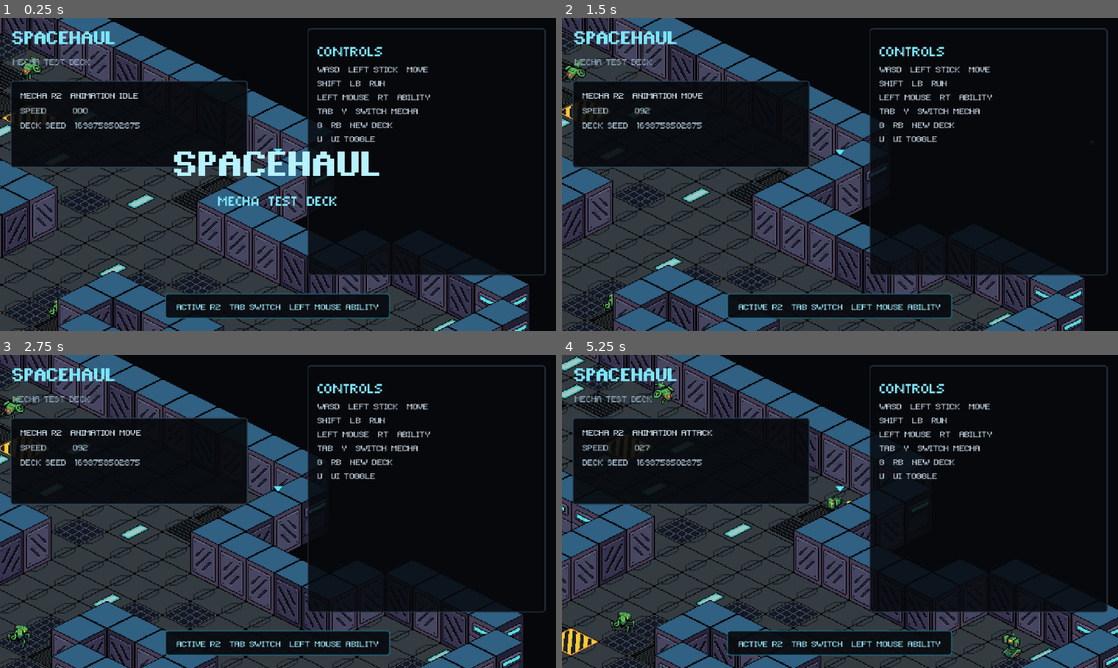
Above: before the commit, frames 1-4 (two rows, left to right).
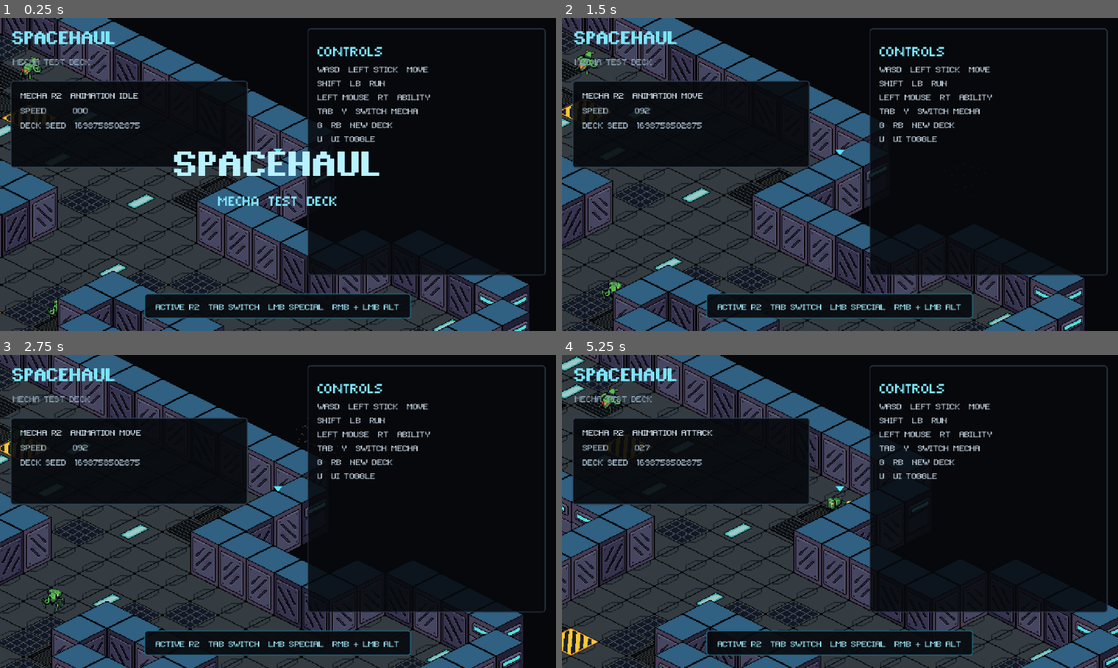
Above: after the commit, the same moments.

Repository: Tekknobot/spacehaul
Game: Godot game, scene res://Scenes/main.tscn
The game is run twice, just before and just after one commit, with the same random seed, the same clock (stepped at 60 frames per second) and the same inputs.
Inputs (mouse positions are in pixels of both pictures, inside the frame that each line leads up to):
- Up to frame 1 (0.25 s): no input
- Up to frame 2 (1.5 s): move the mouse to (962, 158) at 0.52 s; hold D (move_right) 0.53-1.28 s; hold Right mouse button (aim) 0.53-1.28 s; click (962, 158) at 0.67 s; tap Shift (run) at 0.8, 1.35 s; move the mouse to (728, 190) at 1.27 s; hold S (move_down) from 1.28 s (still down)
- Up to frame 3 (2.75 s): click (166, 527) at 1.55 s; move the mouse to (333, 442) at 2.02 s; release S (move_down) at 2.03 s; hold D (move_right) from 2.03 s (still down); hold Right mouse button (aim) from 2.03 s (still down); click (333, 442) at 2.1 s
- Up to frame 4 (5.25 s): move the mouse to (812, 574) at 2.77 s; release D (move_right) at 2.78 s; release Right mouse button (aim) at 2.78 s; hold W (move_up) 2.78-3.53 s; right-click (812, 574) at 2.85 s; click (812, 574) at 2.92 s; tap Shift (run) at 3.05 s; move the mouse to (1006, 558) at 3.52 s; hold A (move_left) 3.53-5.03 s; tap Space (dash) at 3.6 s; click (1006, 558) at 3.8 s; move the mouse to (673, 464) at 4.27 s; tap K (death_test) at 4.35 s; click (673, 464) at 4.42 s; right-click (673, 464) at 4.55 s; move the mouse to (867, 511) at 5.02 s; hold S (move_down) from 5.03 s (still down); hold Shift (run) from 5.03 s (still down); tap H (hurt_test) at 5.1 s; click (867, 511) at 5.17 s

The runs differ from the first frame. In frame 1, 1.1% of the frame differs, in the area x 25-74%, y 88-97%; in frame 2, 1.5%; in frame 3, 1.6%; in frame 4, 1.7%, in the area x 6-83%, y 8-98%.

Commit message:
Ability port integrated.

Diff:
--- a/Scripts/mecha_controller.gd
+++ b/Scripts/mecha_controller.gd
@@ -2,11 +2,9 @@
 class_name MechaController
 
 const InputSetupScript = preload("res://Scripts/input_setup.gd")
-const ProjectileScript = preload("res://Scripts/projectile.gd")
-const AbilityEffectScript = preload("res://Scripts/ability_effect.gd")
+const SpecialAbilityScript = preload("res://Scripts/special_ability_effect.gd")
 
 const GAMEPAD_AIM_DEADZONE := 0.28
-const PROJECTILE_SPAWN_OFFSET := 10.0
 
 @export var mecha_id := "M1"
 @export var player_walk_speed := 92.0
@@ -34,6 +32,8 @@
 var _attack_fire_frame := 0
 var _attack_projectile_pending := false
 var _attack_direction := Vector2.RIGHT
+var _attack_target := Vector2.ZERO
+var _attack_alternate := false
 
 func _ready() -> void:
 	InputSetupScript.ensure_actions()
@@ -113,6 +113,8 @@
 	var attack_direction := _get_attack_direction()
 
 	if Input.is_action_just_pressed("shoot") and not attacking:
+		_attack_target = _get_attack_target(attack_direction)
+		_attack_alternate = Input.is_action_pressed("aim")
 		_start_attack(attack_direction, true)
 
 	if attacking:
@@ -208,8 +210,7 @@
 		return
 	if animated_sprite.frame >= _attack_fire_frame:
 		_attack_projectile_pending = false
-		_spawn_ability_effect(_attack_direction)
-		_fire_projectile(_attack_direction)
+		_spawn_special_ability(_attack_direction)
 
 func _on_animation_finished() -> void:
 	if animated_sprite.animation == &"attack":
@@ -223,23 +224,28 @@
 		else:
 			_set_ai_idle()
 
-func _fire_projectile(direction: Vector2) -> void:
-	var projectile := ProjectileScript.new() as SpacehaulProjectile
+func _spawn_special_ability(direction: Vector2) -> void:
 	var root := get_tree().current_scene
 	if root == null:
 		root = get_parent()
-	root.add_child(projectile)
-	var muzzle_origin := global_position + Vector2(0.0, -18.0) + direction * PROJECTILE_SPAWN_OFFSET
-	projectile.setup(muzzle_origin, direction, get_rid(), mecha_id)
-
-func _spawn_ability_effect(direction: Vector2) -> void:
-	var root := get_tree().current_scene
-	if root == null:
-		root = get_parent()
-	var effect := AbilityEffectScript.new() as PixelAbilityEffect
-	var origin := global_position + Vector2(0.0, -18.0) + direction.normalized() * 8.0
-	effect.setup(mecha_id, origin, direction)
+	var effect := SpecialAbilityScript.new() as SpacehaulSpecialAbility
 	root.add_child(effect)
+	var muzzle_origin := global_position + Vector2(0.0, -18.0) + direction.normalized() * 8.0
+	effect.setup(mecha_id, muzzle_origin, _attack_target, get_rid(), _attack_alternate)
+
+func _get_attack_target(attack_dir: Vector2) -> Vector2:
+	var joy_id := _first_connected_joypad()
+	if joy_id >= 0:
+		var stick := Vector2(
+			Input.get_joy_axis(joy_id, JOY_AXIS_RIGHT_X),
+			Input.get_joy_axis(joy_id, JOY_AXIS_RIGHT_Y)
+		)
+		if stick.length() >= GAMEPAD_AIM_DEADZONE:
+			return global_position + Vector2(0.0, -18.0) + stick.normalized() * 220.0
+	var mouse_target := get_global_mouse_position()
+	if mouse_target.distance_squared_to(global_position) > 4.0:
+		return mouse_target
+	return global_position + Vector2(0.0, -18.0) + attack_dir.normalized() * 180.0
 
 func _get_attack_direction() -> Vector2:
 	var joy_id := _first_connected_joypad()
--- /dev/null
+++ b/Scripts/special_ability_effect.gd
@@ -0,0 +1,373 @@
+extends Node2D
+class_name SpacehaulSpecialAbility
+
+const ExplosionScript = preload("res://Scripts/special_explosion.gd")
+const ProjectileFxScript = preload("res://Scripts/special_projectile.gd")
+
+var mecha_id := "M1"
+var origin := Vector2.ZERO
+var target := Vector2.ZERO
+var direction := Vector2.RIGHT
+var shooter_rid: RID
+var alternate := false
+var root: Node
+var _rng := RandomNumberGenerator.new()
+
+func setup(new_mecha_id: String, start_position: Vector2, target_position: Vector2, source_rid: RID, use_alternate: bool = false) -> void:
+	mecha_id = new_mecha_id
+	origin = start_position.round()
+	target = target_position.round()
+	shooter_rid = source_rid
+	alternate = use_alternate
+	direction = (target - origin).normalized()
+	if direction.length_squared() <= 0.001:
+		direction = Vector2.RIGHT
+	_rng.seed = mecha_id.hash() ^ int(Time.get_ticks_usec())
+	root = get_tree().current_scene
+	if root == null:
+		root = get_parent()
+	call_deferred("_run")
+
+func _run() -> void:
+	match mecha_id:
+		"M1":
+			if alternate: await _m1_slam()
+			else: await _m1_sunder()
+		"M2": await _m2_pounce()
+		"M3":
+			if alternate: await _m3_laser_sweep()
+			else: await _m3_artillery()
+		"S1":
+			if alternate: await _s1_overcharge()
+			else: await _s1_laser_grid()
+		"S2": await _s2_quake()
+		"S3":
+			if alternate: await _s3_web()
+			else: await _s3_nova()
+		"R1": await _r1_volley()
+		"R2": await _r2_cannon()
+		"R3":
+			if alternate: await _r3_railgun()
+			else: await _r3_barrage()
+		"R4":
+			if alternate: await _r4_storm()
+			else: await _r4_malfunction()
+		_: await _simple_shot(target, Color(0.75, 2.4, 2.8, 1.0), Color(0.2, 1.0, 1.5, 1.0), 0.22)
+	queue_free()
+
+func _sleep(seconds: float) -> void:
+	await get_tree().create_timer(maxf(seconds, 0.001)).timeout
+
+func _line(from: Vector2, to: Vector2, color: Color, width: float = 1.0, glow_color: Color = Color.TRANSPARENT, glow_width: float = 0.0) -> Node2D:
+	var container := Node2D.new()
+	container.z_as_relative = false
+	container.z_index = 1700
+	root.add_child(container)
+	if glow_width > 0.0:
+		var glow := Line2D.new()
+		glow.width = glow_width
+		glow.default_color = glow_color
+		glow.antialiased = false
+		glow.add_point(from.round())
+		glow.add_point(to.round())
+		container.add_child(glow)
+	var core := Line2D.new()
+	core.width = width
+	core.default_color = color
+	core.antialiased = false
+	core.add_point(from.round())
+	core.add_point(to.round())
+	container.add_child(core)
+	var additive := CanvasItemMaterial.new()
+	additive.blend_mode = CanvasItemMaterial.BLEND_MODE_ADD
+	container.material = additive
+	return container
+
+func _polyline(points: PackedVector2Array, color: Color, width: float = 1.0, glow_color: Color = Color.TRANSPARENT, glow_width: float = 0.0) -> Node2D:
+	var container := Node2D.new()
+	container.z_as_relative = false
+	container.z_index = 1700
+	root.add_child(container)
+	if glow_width > 0.0:
+		var glow := Line2D.new()
+		glow.width = glow_width
+		glow.default_color = glow_color
+		glow.antialiased = false
+		for p in points:
+			glow.add_point(p.round())
+		container.add_child(glow)
+	var core := Line2D.new()
+	core.width = width
+	core.default_color = color
+	core.antialiased = false
+	for p in points:
+		core.add_point(p.round())
+	container.add_child(core)
+	var additive := CanvasItemMaterial.new()
+	additive.blend_mode = CanvasItemMaterial.BLEND_MODE_ADD
+	container.material = additive
+	return container
+
+func _fade_free(node: Node2D, seconds: float = 0.12) -> void:
+	if node == null or not is_instance_valid(node):
+		return
+	var tw := root.create_tween()
+	tw.tween_property(node, "modulate:a", 0.0, seconds)
+	tw.tween_callback(node.queue_free)
+
+func _explode(at: Vector2, core: Color = Color(3.0, 1.5, 0.45, 1.0), glow: Color = Color(1.6, 0.45, 0.1, 1.0), radius: float = 18.0, hit_radius: float = 16.0) -> void:
+	var fx := ExplosionScript.new() as SpacehaulSpecialExplosion
+	root.add_child(fx)
+	fx.setup(at, core, glow, radius)
+	_damage_radius(at, hit_radius, (at - origin).normalized())
+
+func _damage_radius(at: Vector2, radius: float, push_dir: Vector2) -> void:
+	if get_world_2d() == null:
+		return
+	var shape := CircleShape2D.new()
+	shape.radius = radius
+	var query := PhysicsShapeQueryParameters2D.new()
+	query.shape = shape
+	query.transform = Transform2D(0.0, at)
+	query.collision_mask = 1
+	query.collide_with_bodies = true
+	query.collide_with_areas = true
+	if shooter_rid.is_valid():
+		query.exclude = [shooter_rid]
+	for hit in get_world_2d().direct_space_state.intersect_shape(query, 16):
+		var collider := hit.get("collider") as Object
+		if collider != null and collider.has_method("take_projectile_hit"):
+			collider.call("take_projectile_hit", push_dir)
+
+func _simple_shot(dest: Vector2, core: Color, glow: Color, travel_time: float = 0.25, explode_radius: float = 16.0) -> void:
+	var projectile := ProjectileFxScript.new() as SpacehaulSpecialProjectile
+	root.add_child(projectile)
+	projectile.setup(origin, core, glow, 1.0)
+	var tw := root.create_tween()
+	tw.tween_property(projectile, "global_position", dest.round(), travel_time)
+	await tw.finished
+	if is_instance_valid(projectile): projectile.queue_free()
+	_explode(dest, core, glow, explode_radius, explode_radius)
+
+func _arc_shot(dest: Vector2, arc_height: float, travel_time: float, core: Color, glow: Color) -> void:
+	var projectile := ProjectileFxScript.new() as SpacehaulSpecialProjectile
+	root.add_child(projectile)
+	projectile.setup(origin, core, glow, 2.0)
+	var trail := Line2D.new()
+	trail.width = 1.0
+	trail.default_color = Color(core.r, core.g, core.b, 0.72)
+	trail.antialiased = false
+	trail.z_as_relative = false
+	trail.z_index = 1699
+	root.add_child(trail)
+	var elapsed := 0.0
+	while elapsed < travel_time:
+		await get_tree().process_frame
+		elapsed += get_process_delta_time()
+		var t := clampf(elapsed / maxf(travel_time, 0.001), 0.0, 1.0)
+		var p := origin.lerp(dest, t)
+		p.y -= sin(t * PI) * arc_height
+		projectile.global_position = p.round()
+		trail.add_point(p.round())
+		if trail.get_point_count() > 22:
+			trail.remove_point(0)
+	if is_instance_valid(projectile): projectile.queue_free()
+	_fade_free(trail, 0.16)
+	_explode(dest, core, glow, 22.0, 22.0)
+
+func _target_clamped(max_range: float) -> Vector2:
+	var delta := target - origin
+	if delta.length() > max_range:
+		return origin + delta.normalized() * max_range
+	return target
+
+# M1: SUNDER - sequential explosions in a line behind the clicked target.
+func _m1_sunder() -> void:
+	var first := _target_clamped(150.0)
+	var beam := _line(origin, first, Color(3.0, 1.9, 0.7, 1.0), 1.0, Color(1.6, 0.55, 0.12, 0.35), 2.0)
+	_fade_free(beam, 0.18)
+	for i in range(5):
+		var p := first + direction * float(i) * 20.0
+		_explode(p, Color(3.0, 1.6, 0.55, 1.0), Color(1.5, 0.45, 0.1, 1.0), 14.0, 14.0)
+		await _sleep(0.08)
+
+# M1 ALT: SLAM - forward half-box ripple, layer by layer.
+func _m1_slam() -> void:
+	var perp := Vector2(-direction.y, direction.x)
+	for layer in range(4):
+		var depth := 22.0 + float(layer) * 18.0
+		var half_width := maxf(8.0, 42.0 - float(layer) * 9.0)
+		for j in range(5):
+			var u := lerpf(-half_width, half_width, float(j) / 4.0)
+			_explode(origin + direction * depth + perp * u, Color(2.7, 1.35, 0.45, 1.0), Color(1.35, 0.38, 0.1, 1.0), 11.0, 12.0)
+		await _sleep(0.05)
+
+# M2: POUNCE - visual lunge line, hit, and knockback impulse.
+func _m2_pounce() -> void:
+	var dest := _target_clamped(150.0)
+	var slash := _line(origin, dest, Color(1.4, 3.0, 3.1, 1.0), 2.0, Color(0.2, 1.1, 1.6, 0.5), 4.0)
+	await _sleep(0.10)
+	_explode(dest, Color(1.7, 3.0, 3.0, 1.0), Color(0.25, 1.0, 1.4, 1.0), 16.0, 20.0)
+	_fade_free(slash, 0.12)
+
+# M3: ARTILLERY STRIKE - source 0.6s high parabolic arc and explosive impact.
+func _m3_artillery() -> void:
+	await _arc_shot(_target_clamped(240.0), 80.0, 0.6, Color(3.0, 1.15, 0.25, 1.0), Color(1.6, 0.32, 0.08, 1.0))
+
+# M3 ALT: LASER SWEEP - angled multi-strand sky laser with chained impacts.
+func _m3_laser_sweep() -> void:
+	var base := _target_clamped(260.0)
+	var side := -1.0 if direction.x < 0.0 else 1.0
+	for i in range(4):
+		var hit := base + direction * float(i) * 28.0
+		var start := hit + Vector2(140.0 * side, -220.0)
+		var strand_a := _line(start, hit, Color(0.3, 2.8, 3.3, 1.0), 1.0, Color(0.2, 1.1, 1.8, 0.45), 4.0)
+		var strand_b := _line(start + Vector2(2, 0), hit + Vector2(2, 0), Color(0.8, 3.2, 3.5, 0.9), 1.0)
+		await _sleep(0.05)
+		_explode(hit, Color(0.6, 2.8, 3.2, 1.0), Color(0.2, 1.0, 1.8, 1.0), 18.0, 18.0)
+		_fade_free(strand_a, 0.18)
+		_fade_free(strand_b, 0.18)
+		await _sleep(0.06)
+
+# S1: LASER GRID - 4x4 intersections, setup delay, then sky strikes and detonations.
+func _s1_laser_grid() -> void:
+	var center := _target_clamped(190.0)
+	var spacing := 22.0
+	var lines: Array[Node2D] = []
+	for i in range(4):
+		var o := (float(i) - 1.5) * spacing
+		lines.append(_line(center + Vector2(-34, o), center + Vector2(34, o), Color(2.8, 0.45, 0.35, 0.85), 1.0, Color(1.5, 0.25, 0.2, 0.28), 2.0))
+		lines.append(_line(center + Vector2(o, -34), center + Vector2(o, 34), Color(2.8, 0.45, 0.35, 0.85), 1.0, Color(1.5, 0.25, 0.2, 0.28), 2.0))
+	await _sleep(0.6)
+	await _sleep(0.3)
+	for y in range(4):
+		for x in range(4):
+			var hit := center + Vector2((float(x) - 1.5) * spacing, (float(y) - 1.5) * spacing)
+			var sky := _line(hit + Vector2(0, -170), hit, Color(3.0, 0.55, 0.45, 1.0), 1.0, Color(1.6, 0.25, 0.2, 0.45), 3.0)
+			_explode(hit, Color(3.0, 0.75, 0.35, 1.0), Color(1.5, 0.25, 0.1, 1.0), 10.0, 10.0)
+			_fade_free(sky, 0.10)
+			await _sleep(0.02)
+	for l in lines:
+		_fade_free(l, 0.12)
+
+# S1 ALT: OVERCHARGE - five beams in a 60 degree cone with endpoint explosions.
+func _s1_overcharge() -> void:
+	await _sleep(0.4)
+	var base_angle := direction.angle()
+	var beams: Array[Node2D] = []
+	for i in range(5):
+		var f := (float(i) - 2.0) / 2.0
+		var d := Vector2.from_angle(base_angle + deg_to_rad(f * 30.0))
+		var end := origin + d * 220.0
+		beams.append(_line(origin, end, Color(3.0, 2.65, 0.35, 1.0), 2.0, Color(1.8, 0.9, 0.05, 0.4), 5.0))
+		_explode(end, Color(3.0, 2.0, 0.35, 1.0), Color(1.6, 0.7, 0.05, 1.0), 12.0, 12.0)
+	await _sleep(0.3)
+	for b in beams:
+		_fade_free(b, 0.14)
+
+# S2: QUAKE - circular radius three, inner-to-outer ring timing.
+func _s2_quake() -> void:
+	var center := _target_clamped(210.0)
+	var spacing := 18.0
+	for ring in range(4):
+		if ring == 0:
+			_explode(center, Color(1.2, 2.5, 3.2, 1.0), Color(0.2, 0.75, 1.6, 1.0), 14.0, 14.0)
+		else:
+			var count := ring * 8
+			for i in range(count):
+				var a := TAU * float(i) / float(count)
+				_explode(center + Vector2(cos(a), sin(a)) * spacing * float(ring), Color(1.0, 2.3, 3.0, 1.0), Color(0.2, 0.7, 1.5, 1.0), 9.0, 9.0)
+		await _sleep(0.05)
+
+# S3: NOVA - 8-way starburst then an aftershock ring.
+func _s3_nova() -> void:
+	var center := _target_clamped(200.0)
+	_explode(center, Color(2.0, 3.0, 2.0, 1.0), Color(0.35, 1.2, 0.45, 1.0), 16.0, 14.0)
+	for step in range(1, 4):
+		for i in range(8):
+			var a := TAU * float(i) / 8.0
+			_explode(center + Vector2(cos(a), sin(a)) * float(step) * 20.0, Color(1.7, 2.9, 1.7, 1.0), Color(0.25, 1.0, 0.35, 1.0), 10.0, 10.0)
+		await _sleep(0.05)
+	await _sleep(0.12)
+	for i in range(24):
+		var a2 := TAU * float(i) / 24.0
+		_explode(center + Vector2(cos(a2), sin(a2)) * 80.0, Color(1.4, 2.6, 1.5, 1.0), Color(0.2, 0.9, 0.3, 1.0), 8.0, 8.0)
+
+# S3 ALT: WEB - three glowing tethers, pulse, sequential endpoint explosions.
+func _s3_web() -> void:
+	var center := _target_clamped(220.0)
+	var perp := Vector2(-direction.y, direction.x)
+	var points := [center, center + perp * 36.0, center - perp * 36.0]
+	var webs: Array[Node2D] = []
+	for p in points:
+		webs.append(_line(origin, p, Color(1.7, 2.5, 1.7, 0.9), 2.0, Color(0.35, 1.2, 0.45, 0.45), 4.0))
+	await _sleep(0.35)
+	for p in points:
+		_explode(p, Color(1.6, 2.8, 1.7, 1.0), Color(0.3, 1.1, 0.4, 1.0), 13.0, 14.0)
+		await _sleep(0.08)
+	for w in webs:
+		_fade_free(w, 0.18)
+
+# R1: NINEFOLD VOLLEY - nine staggered shots into a 3x3 target area.
+func _r1_volley() -> void:
+	var center := _target_clamped(220.0)
+	for y in range(-1, 2):
+		for x in range(-1, 2):
+			var dest := center + Vector2(float(x) * 18.0, float(y) * 18.0)
+			_simple_shot(dest, Color(1.0, 2.7, 3.2, 1.0), Color(0.2, 0.9, 1.5, 1.0), 0.22, 13.0)
+			await _sleep(0.04)
+	await _sleep(0.28)
+
+# R2: CANNON - three slower, heavy projectiles with larger splash.
+func _r2_cannon() -> void:
+	var center := _target_clamped(250.0)
+	var perp := Vector2(-direction.y, direction.x)
+	for i in range(3):
+		var dest := center + perp * (float(i) - 1.0) * 22.0
+		_simple_shot(dest, Color(3.0, 1.8, 0.55, 1.0), Color(1.5, 0.5, 0.1, 1.0), 0.28, 25.0)
+		await _sleep(0.10)
+	await _sleep(0.32)
+
+# R3: BARRAGE - eight staggered high-arc missiles around the target zone.
+func _r3_barrage() -> void:
+	var center := _target_clamped(300.0)
+	for i in range(8):
+		var a := TAU * float(i) / 8.0
+		var dest := center + Vector2(cos(a), sin(a)) * 28.0
+		_arc_shot(dest, 120.0, 1.2, Color(2.1, 2.8, 3.2, 1.0), Color(0.25, 0.9, 1.6, 1.0))
+		await _sleep(0.15)
+	await _sleep(1.2)
+
+# R3 ALT: RAILGUN - charge, thick piercing beam, explosive hit burst.
+func _r3_railgun() -> void:
+	await _sleep(0.3)
+	var end := origin + direction * 360.0
+	var beam := _line(origin, end, Color(0.5, 2.3, 3.2, 0.95), 3.0, Color(0.35, 1.3, 2.2, 0.45), 8.0)
+	for i in range(3, 10, 2):
+		_explode(origin + direction * float(i) * 36.0, Color(0.7, 2.6, 3.3, 1.0), Color(0.25, 1.0, 1.8, 1.0), 12.0, 14.0)
+		await _sleep(0.05)
+	_fade_free(beam, 0.5)
+
+# R4: MALFUNCTION - warning pause followed by chaotic spiral/ring explosions around self.
+func _r4_malfunction() -> void:
+	var warning := _line(origin - Vector2(8, 0), origin + Vector2(8, 0), Color(3.0, 0.5, 0.35, 1.0), 1.0, Color(1.5, 0.2, 0.1, 0.35), 3.0)
+	await _sleep(0.5)
+	_fade_free(warning, 0.08)
+	for ring in range(1, 5):
+		var count := ring * 6
+		var phase := float(ring) * 0.65
+		for i in range(count):
+			var a := phase + TAU * float(i) / float(count)
+			var p := origin + Vector2(cos(a), sin(a)) * float(ring) * 24.0
+			_explode(p, Color(3.0, 0.8, 0.4, 1.0), Color(1.6, 0.2, 0.1, 1.0), 12.0, 12.0)
+			await _sleep(0.04)
+		await _sleep(0.12)
+
+# R4 ALT: STORM - six rapid straight projectiles with explosive impacts.
+func _r4_storm() -> void:
+	var center := _target_clamped(260.0)
+	for i in range(6):
+		var jitter := Vector2(_rng.randf_range(-38.0, 38.0), _rng.randf_range(-28.0, 28.0))
+		_simple_shot(center + jitter, Color(2.8, 1.3, 3.1, 1.0), Color(1.0, 0.25, 1.6, 1.0), 0.30, 16.0)
+		await _sleep(0.08)
+	await _sleep(0.35)
--- /dev/null
+++ b/Scripts/special_explosion.gd
@@ -0,0 +1,54 @@
+extends Node2D
+class_name SpacehaulSpecialExplosion
+
+var core_color := Color(2.8, 1.5, 0.4, 1.0)
+var glow_color := Color(1.5, 0.55, 0.12, 1.0)
+var radius := 18.0
+var duration := 0.28
+var elapsed := 0.0
+var seed := 1
+
+func setup(world_position: Vector2, new_core: Color, new_glow: Color, new_radius: float = 18.0, new_duration: float = 0.28) -> void:
+	global_position = world_position.round()
+	core_color = new_core
+	glow_color = new_glow
+	radius = new_radius
+	duration = new_duration
+	seed = int(Time.get_ticks_usec()) ^ int(global_position.x * 17.0) ^ int(global_position.y * 31.0)
+	z_as_relative = false
+	z_index = clampi(int(round(global_position.y)) + 80, -3000, 3000)
+	var additive := CanvasItemMaterial.new()
+	additive.blend_mode = CanvasItemMaterial.BLEND_MODE_ADD
+	material = additive
+	queue_redraw()
+
+func _process(delta: float) -> void:
+	elapsed += delta
+	if elapsed >= duration:
+		queue_free()
+		return
+	queue_redraw()
+
+func _rand01(i: int) -> float:
+	return absf(fmod(sin(float(seed + i * 97) * 12.9898) * 43758.5453, 1.0))
+
+func _pixel(p: Vector2, c: Color, alpha: float = 1.0) -> void:
+	var q := p.round()
+	# 2x2 additive bloom around a crisp 1x1 source pixel.
+	draw_rect(Rect2(q - Vector2(0.5, 0.5), Vector2(2.0, 2.0)), Color(glow_color.r, glow_color.g, glow_color.b, 0.22 * alpha), true)
+	draw_rect(Rect2(q, Vector2.ONE), Color(c.r, c.g, c.b, c.a * alpha), true)
+
+func _draw() -> void:
+	var p := clampf(elapsed / maxf(duration, 0.001), 0.0, 1.0)
+	var expand := sin(p * PI * 0.88)
+	var fade := 1.0 - p
+	_pixel(Vector2.ZERO, Color(core_color.r * 1.2, core_color.g * 1.2, core_color.b * 1.2, 1.0), fade)
+	for i in range(20):
+		var angle := TAU * (float(i) / 20.0) + (_rand01(i) - 0.5) * 0.35
+		var dist := radius * expand * lerpf(0.38, 1.0, _rand01(40 + i))
+		var pos := Vector2(cos(angle), sin(angle)) * dist
+		_pixel(pos, core_color, fade * lerpf(0.45, 1.0, _rand01(80 + i)))
+	for i in range(8):
+		var angle2 := TAU * (float(i) / 8.0)
+		var pos2 := Vector2(cos(angle2), sin(angle2)) * radius * 0.55 * expand
+		_pixel(pos2, Color(core_color.r * 1.15, core_color.g * 1.15, core_color.b * 1.15, 1.0), fade)
--- /dev/null
+++ b/Scripts/special_projectile.gd
@@ -0,0 +1,25 @@
+extends Node2D
+class_name SpacehaulSpecialProjectile
+
+var core_color := Color.WHITE
+var glow_color := Color.CYAN
+var pixel_size := 1.0
+
+func setup(world_position: Vector2, new_core: Color, new_glow: Color, new_pixel_size: float = 1.0) -> void:
+	global_position = world_position.round()
+	core_color = new_core
+	glow_color = new_glow
+	pixel_size = maxf(1.0, new_pixel_size)
+	z_as_relative = false
+	z_index = 1800
+	var additive := CanvasItemMaterial.new()
+	additive.blend_mode = CanvasItemMaterial.BLEND_MODE_ADD
+	material = additive
+	queue_redraw()
+
+func _draw() -> void:
+	var size := Vector2.ONE * pixel_size
+	var base := -size * 0.5
+	# Tight 2x2 bloom regardless of projectile core size.
+	draw_rect(Rect2(Vector2(-1.0, -1.0), Vector2(2.0, 2.0)), Color(glow_color.r, glow_color.g, glow_color.b, 0.38), true)
+	draw_rect(Rect2(base, size), core_color, true)
--- a/Scripts/test_world.gd
+++ b/Scripts/test_world.gd
@@ -39,7 +39,7 @@
 	var animation_name := mecha_manager.get_active_animation_name().to_upper()
 	animation_label.text = "MECHA %s  ANIMATION %s" % [mecha_name, animation_name]
 	speed_label.text = "SPEED      %03d" % int(round(mecha_manager.get_active_speed()))
-	status_label.text = "ACTIVE %s  TAB SWITCH  LEFT MOUSE ABILITY" % mecha_name
+	status_label.text = "ACTIVE %s  TAB SWITCH  LMB SPECIAL  RMB + LMB ALT" % mecha_name
 
 func _on_active_mecha_changed(_mecha: MechaController) -> void:
 	_update_active_mecha_labels()
Not shown, added: Scripts/special_ability_effect.gd.uid
Not shown, added: Scripts/special_explosion.gd.uid
Not shown, added: Scripts/special_projectile.gd.uid
Not shown, added: SPECIAL_ABILITY_PORT.md
Not shown, removed: Sprites/VFX/Explosion/.DS_Store
